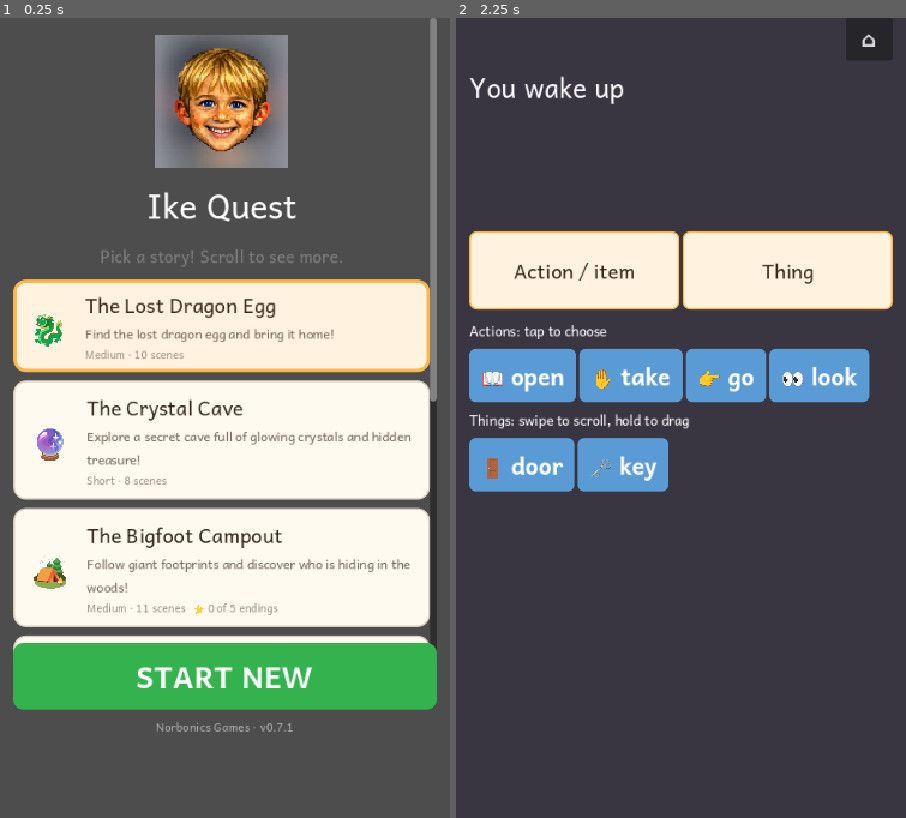
Above: before the commit, frames 1-2 (left to right).
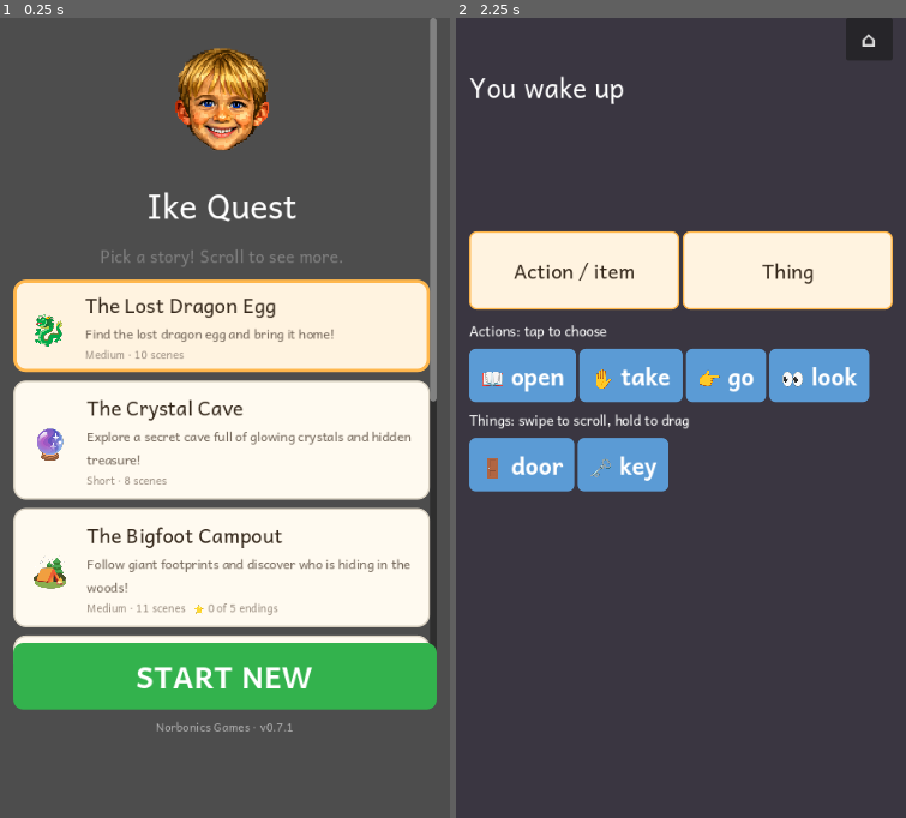
Above: after the commit, the same moments.

Repository: DlaregY/kid-text-adventure
Game: Godot game, scene res://Game.tscn
Two runs of this game, one before a commit and one after it. Both use one fixed random seed, a clock stepped at 60 frames per second and the inputs below.
Inputs (mouse positions are in pixels of both pictures, inside the frame that each line leads up to):
- Up to frame 1 (0.25 s): no input
- Up to frame 2 (2.25 s): click (676, 322) at 0.52 s; click (676, 322) at 1.27 s; click "START NEW" at 2 s

The runs differ from the first frame. In frame 1, 2.5% of the frame differs, in the area x 34-64%, y 2-19%; in frame 2, nothing differs.

Commit message:
Finalize Ike menu branding and splash polish

Diff:
--- a/Game.tscn
+++ b/Game.tscn
@@ -2,7 +2,7 @@
 
 [ext_resource type="Script" uid="uid://c8su1qp12tm63" path="res://scripts/CommandSlot.gd" id="1_wbfu4"]
 [ext_resource type="Script" uid="uid://b6jbs8g6nrgnj" path="res://scripts/Game.gd" id="1_xkndl"]
-[ext_resource type="Texture2D" path="res://assets/branding/ike-portrait.png" id="icon_tex"]
+[ext_resource type="Texture2D" path="res://assets/branding/ike-head-cutout.png" id="icon_tex"]
 
 [sub_resource type="StyleBoxFlat" id="slot_panel"]
 bg_color = Color(1.0, 0.953, 0.878, 1)
